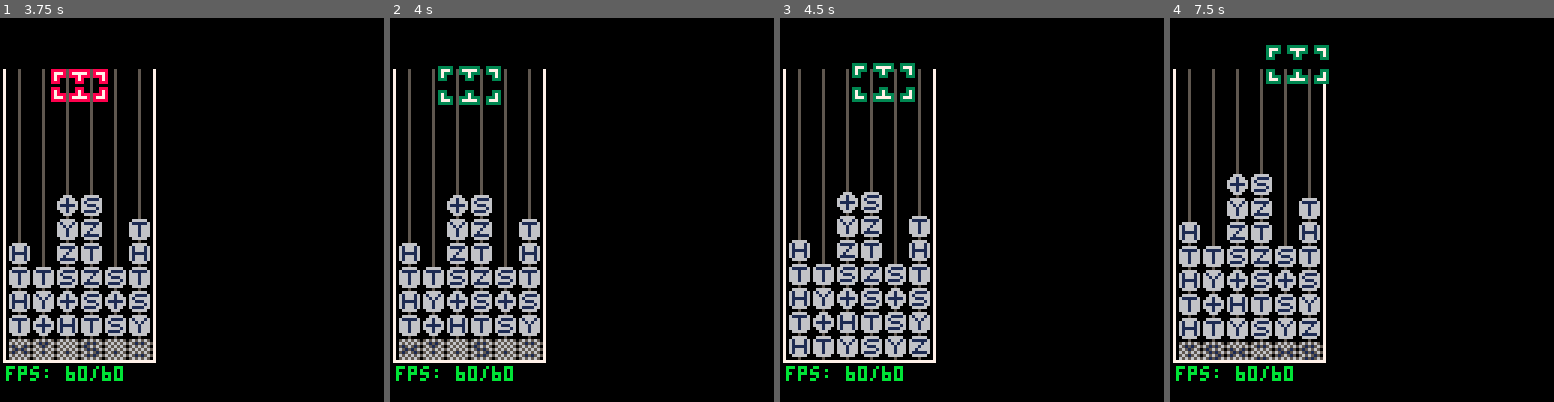
Above: before the commit, frames 1-4 (left to right).
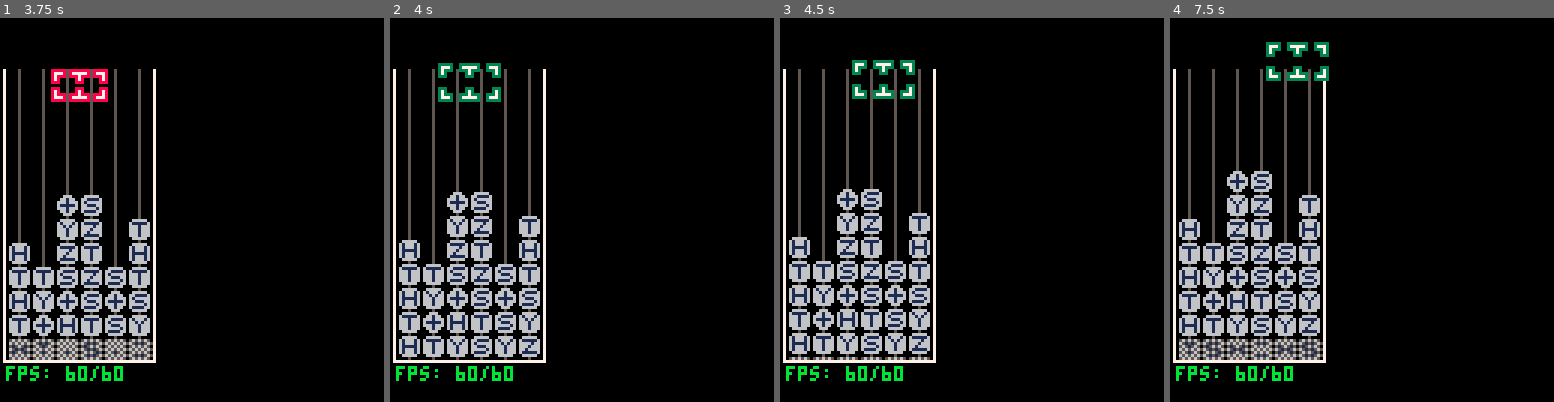
Above: after the commit, the same moments.

Repository: qniapp/quantattack
Game: PICO-8 cartridge qitaev.p8
Same seed, same stepped clock (60 frames per second), same inputs: the game is played once before the commit and once after it.
Inputs:
- Up to frame 1 (3.75 s): tap X (X key) at 0.33, 1.07, 1.85, 2.97 s; tap O (Z key) at 0.7, 1.7, 2.1, 2.5, 2.9, 3.3, 3.7 s; hold Right 1.6-2.1 s; hold Up 2.15-2.42 s; hold Right 2.47-3.03 s; hold Left 3.08-3.58 s; hold Down from 3.63 s (still down)
- Up to frame 2 (4 s): release Down at 3.97 s
- Up to frame 3 (4.5 s): hold Right from 4.02 s (still down); tap X (X key) at 4.08 s; tap O (Z key) at 4.1 s
- Up to frame 4 (7.5 s): tap O (Z key) every 0.4 s from 4.5 to 7.3 s; release Right at 4.68 s; hold Up 4.73-5.03 s; hold Left 5.08-5.68 s; tap X (X key) at 5.2, 6.32, 7.43 s; hold Down 5.73-6.03 s; hold Right 6.08-6.58 s; hold Right 6.63-7.13 s; hold Up 7.18-7.45 s

Frame 1 is identical in both runs. In frame 2, 7.1% of the frame differs, in the area x 2-40%, y 11-90%; in frame 3, 6.8%; in frame 4, 8.5%, in the area x 2-42%, y 6-90%.

Commit message:
リファクタリング

Diff:
--- a/qitaev.p8
+++ b/qitaev.p8
@@ -1353,7 +1353,6 @@
         for x = 1, board.cols do
           repeat
             self:set(x, board.rows + board.next_row, self:_random_gate())
-            gate_reduction_rules:reduce(self, x, board.rows - 1, true)
           until (#gate_reduction_rules:reduce(self, x, board.rows, true) == 0)
         end
 
